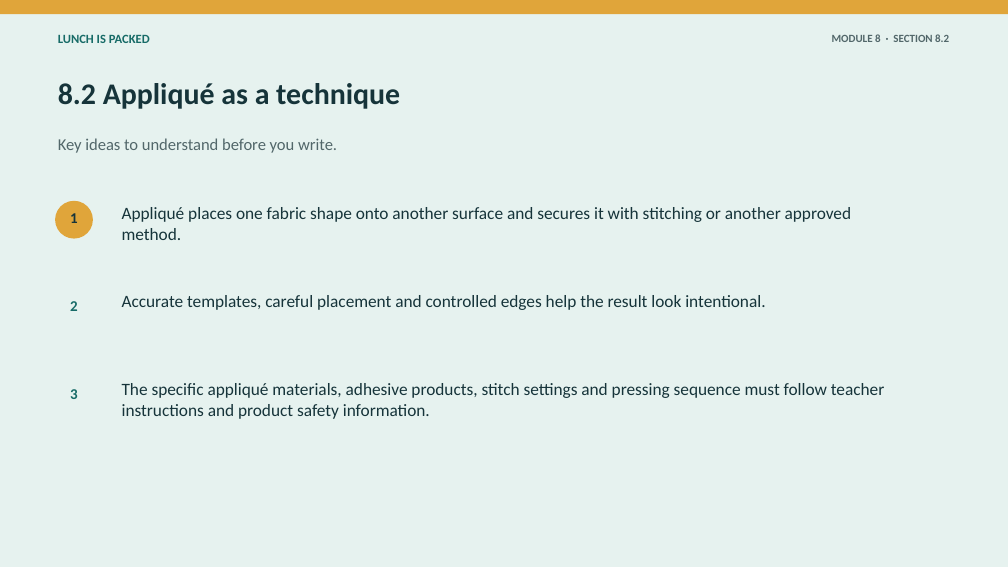
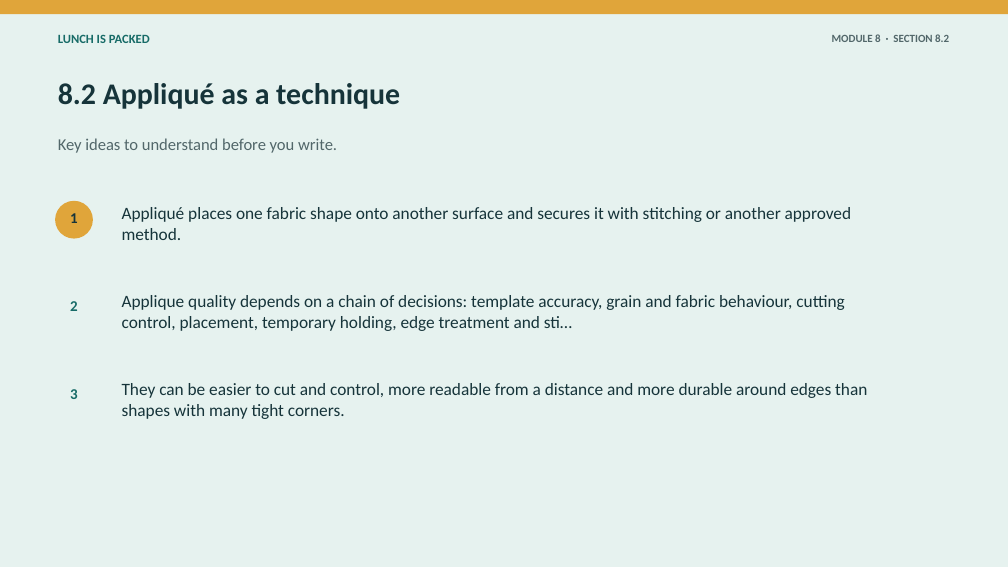
Before and after one commit to stevencowell/Year-7-8-Lunch-Is-Packed, a slide deck: slide 5 of resources/presentations/Lunch-Is-Packed-Module-08-decoration-and-surface-design.pptx. Drawn at 1008x567 pixels with LibreOffice and Linux fonts; fonts in the diff are those of the drawing. Boxes give left, top, right and bottom in pixels: in the first picture for what was removed or moved away, otherwise in the second. Text is boxed around its words. In the diff, an @@ line names an element or a change of style, - is before the commit and + after.

```diff
--- a/resources/presentations/Lunch-Is-Packed-Module-08-decoration-and-surface-design.pptx
+++ b/resources/presentations/Lunch-Is-Packed-Module-08-decoration-and-surface-design.pptx
@@ text at [122, 295, 844, 331]: text changed @@
-Accurate templates, careful placement and controlled edges help the result look intentional.
+Applique quality depends on a chain of decisions: template accuracy, grain and fabric behaviour, cutting control, placement, temporary holding, edge treatment and sti…
@@ text at [122, 383, 867, 419]: text changed @@
-The specific appliqué materials, adhesive products, stitch settings and pressing sequence must follow teacher instructions and product safety information.
+They can be easier to cut and control, more readable from a distance and more durable around edges than shapes with many tight corners.
```
Also in this commit, not shown: 3 other slides changed, 48 other files.
